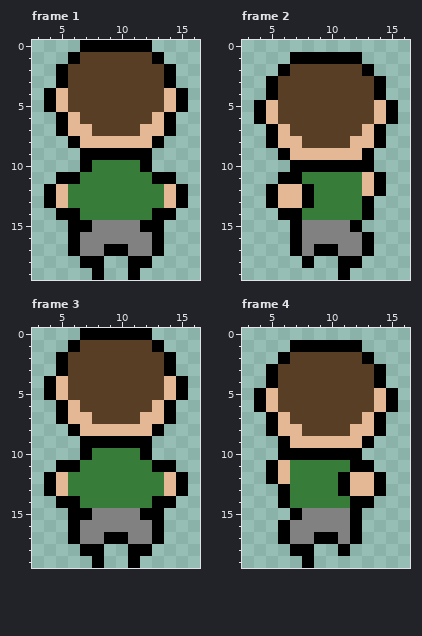
Two states of a animated GIF sprite, data/sprites/models/isak_b.gif. Above: the version before the commit.
The file is 60x60 pixels, drawn in blocks of 3x3; one block is one cell here. Shown: frame 1: x 3..16, y 0..19; frame 2: x 3..16, y 0..19; frame 3: x 3..16, y 0..19; frame 4: x 3..16, y 0..19.
After:
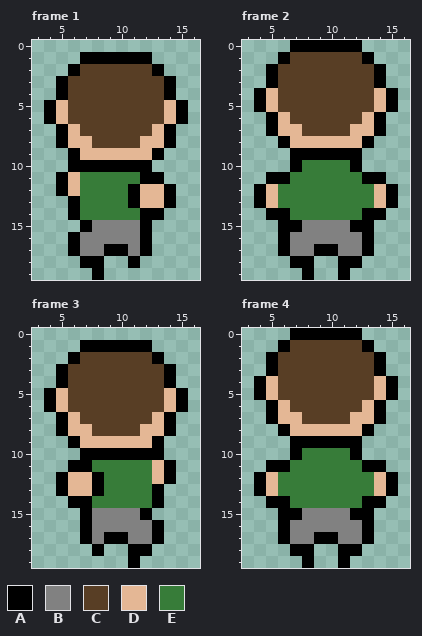
Palette (. is transparent): A #000000  B #818181  C #583e25  D #e4b795  E #377c39
The exact change:
Changed rows in their new state; - is an unchanged pixel.
Frame 1:
first column x 4:
 0 ---......---
 1 --.AAAAAA.--
 2 -.A------A.-
 4 .A--------A.
 6 ADC------CDA
 7 ---C----C---
 8 -AD-CCCC-DA-
 9 --ADDDDDDA--
10 --A-AAAA----
11 --D-----A-.-
12 .AD----ADDA.
13 ..A----ADDA.
14 -.------A-.-
15 --.------.--
16 --------A.--
17 --------A.--
18 --------.---
19 -------.----
Frame 2:
first column x 4:
 0 ---AAAAAA---
 1 --ACCCCCCA--
 2 -AC------CA-
 4 AD--------DA
 6 .AD------DA.
 7 ---D----D---
 8 -.A-DDDD-A.-
 9 --.AAAAAA.--
10 ----EEEE-.--
11 -A-E-----A--
12 ADEEE----EDA
13 ADEEE----EDA
14 -A-E------A-
15 --A------A--
16 --AB--------
17 --AB--------
18 ---A--------
19 ----A-------
Frame 3:
first column x 4:
 0 ---......---
 1 --.AAAAAA.--
 2 -.A------A.-
 4 .A--------A.
 6 ADC------CDA
 7 ---C----C---
 8 -AD-CCCC-DA-
 9 --ADDDDDDA--
10 ----AAAA-A--
11 -.-A-----D--
12 .ADDA----DA.
13 .ADDA----A..
14 -.-A------.-
15 --.------.--
16 --.A--------
17 --.A--------
18 ---.--------
19 ----.-------
Frame 4:
first column x 4:
 0 ---AAAAAA---
 1 --ACCCCCCA--
 2 -AC------CA-
 4 AD--------DA
 6 .AD------DA.
 7 ---D----D---
 8 -.A-DDDD-A.-
 9 --.AAAAAA.--
10 --.-EEEE----
11 --A-----E-A-
12 ADE----EEEDA
13 ADE----EEEDA
14 -A------E-A-
15 --A------A--
16 --------BA--
17 --------BA--
18 --------A---
19 -------A----
